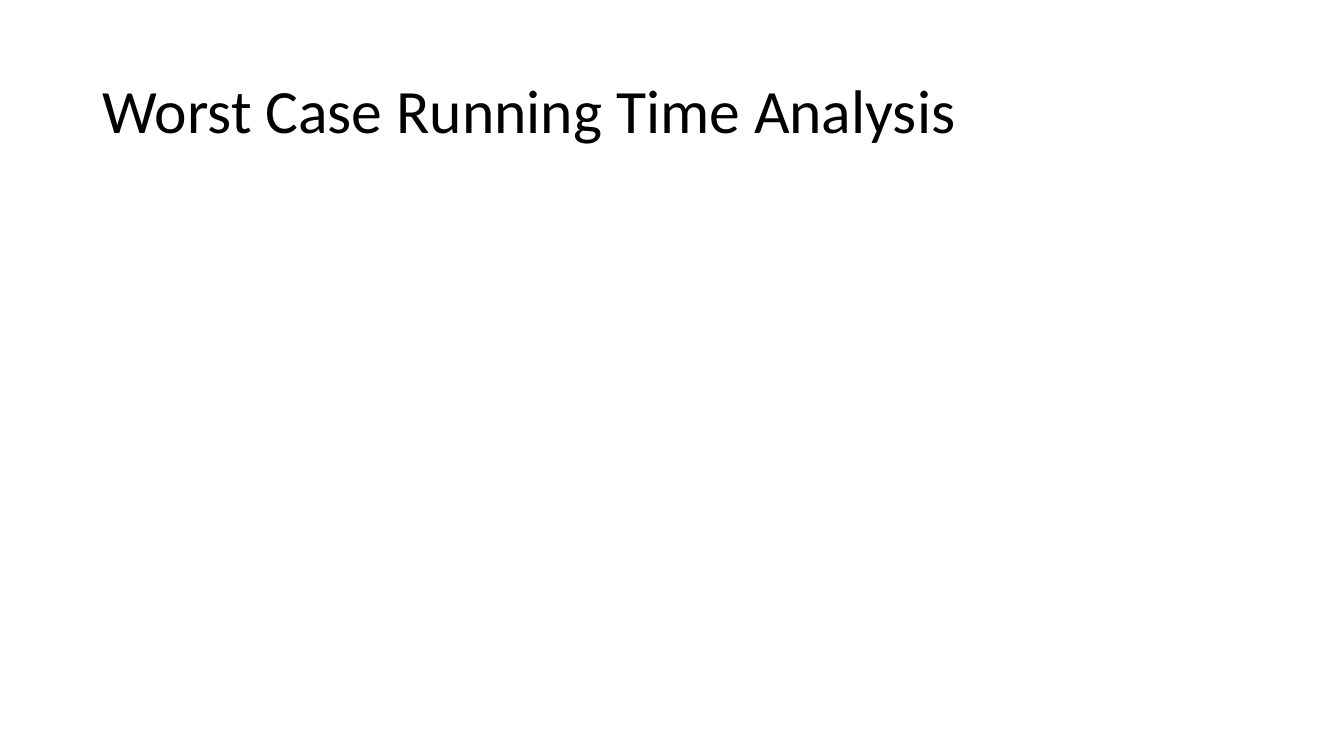
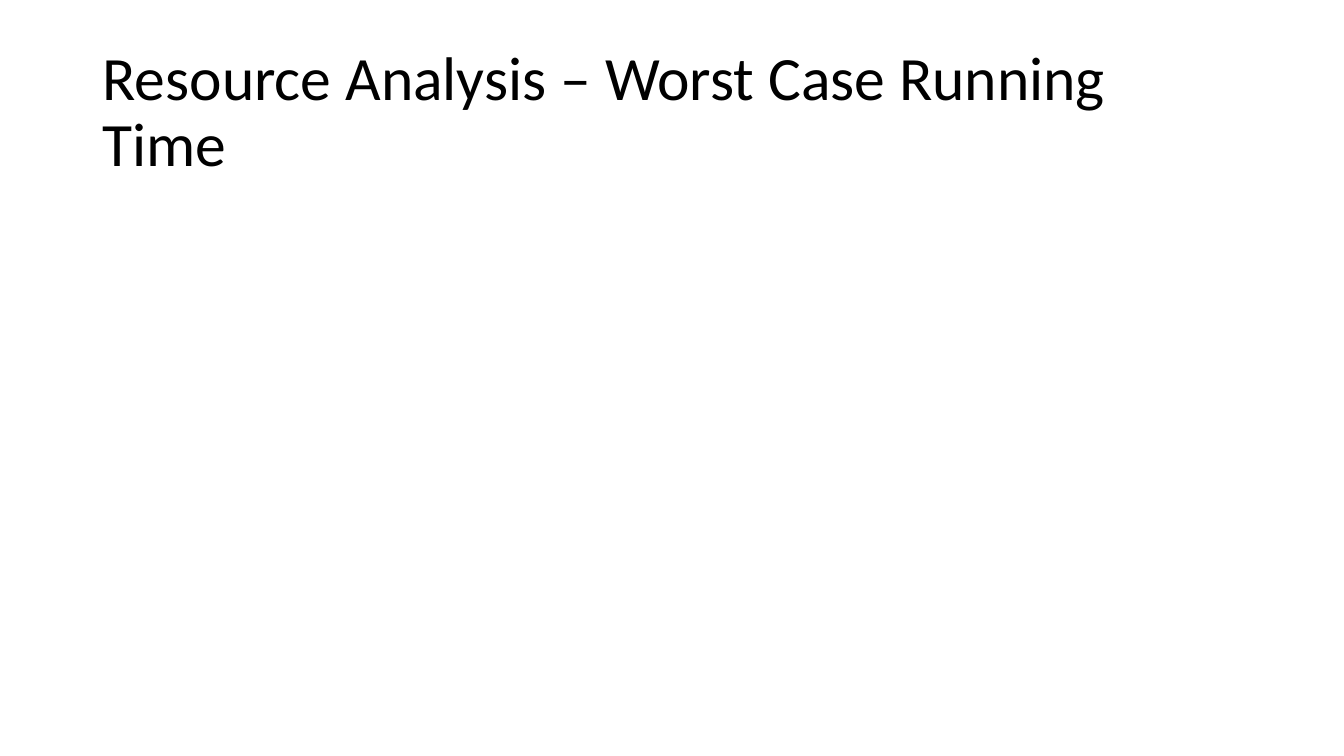
Before and after one commit to natebrunelle/cse332, a slide deck: slide 18 of markdown/files/slides/lecture2_analysis1.pptx (slide 19 before the commit). Drawn at 1344x756 pixels with LibreOffice and Linux fonts; fonts in the diff are those of the drawing; grey boxes stand for pictures. Boxes give left, top, right and bottom in pixels: in the first picture for what was removed or moved away, otherwise in the second. Text is boxed around its words. In the diff, an @@ line names an element or a change of style, - is before the commit and + after.

```diff
--- a/markdown/files/slides/lecture2_analysis1.pptx
+++ b/markdown/files/slides/lecture2_analysis1.pptx
@@ title at (x1=102, y1=57, x2=1105, y2=167): text changed @@
-Worst Case Running Time Analysis
+Resource Analysis – Worst Case Running Time
```
Also in this commit, not shown: 12 other slides changed, 7 slides added, 3 slides removed, 2 other files.
